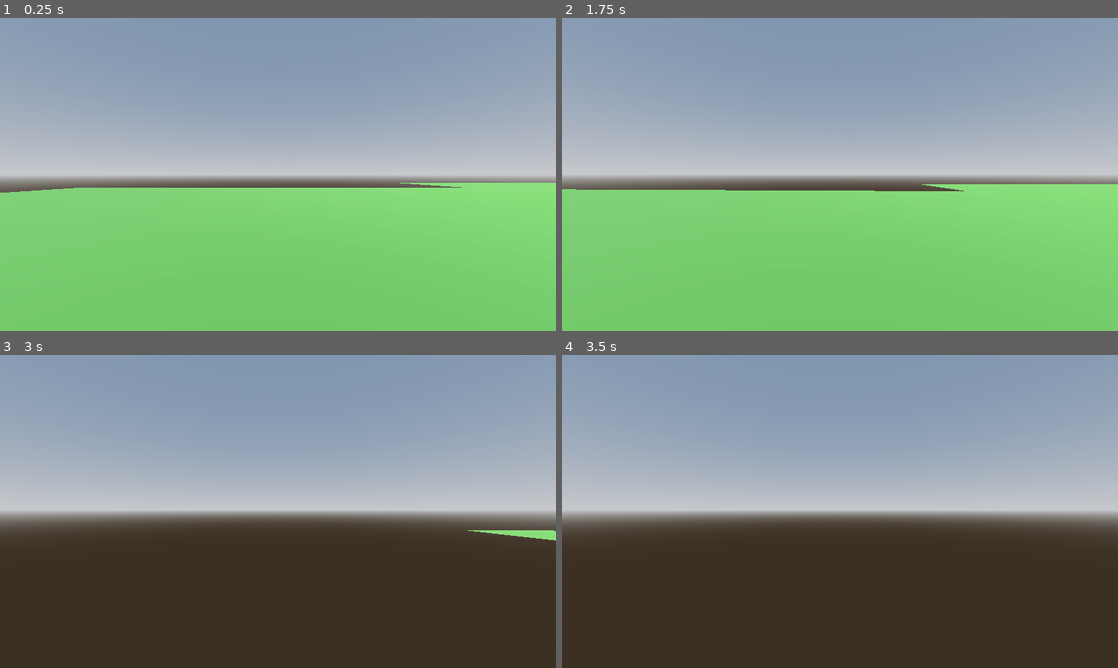
Above: before the commit, frames 1-4 (two rows, left to right).
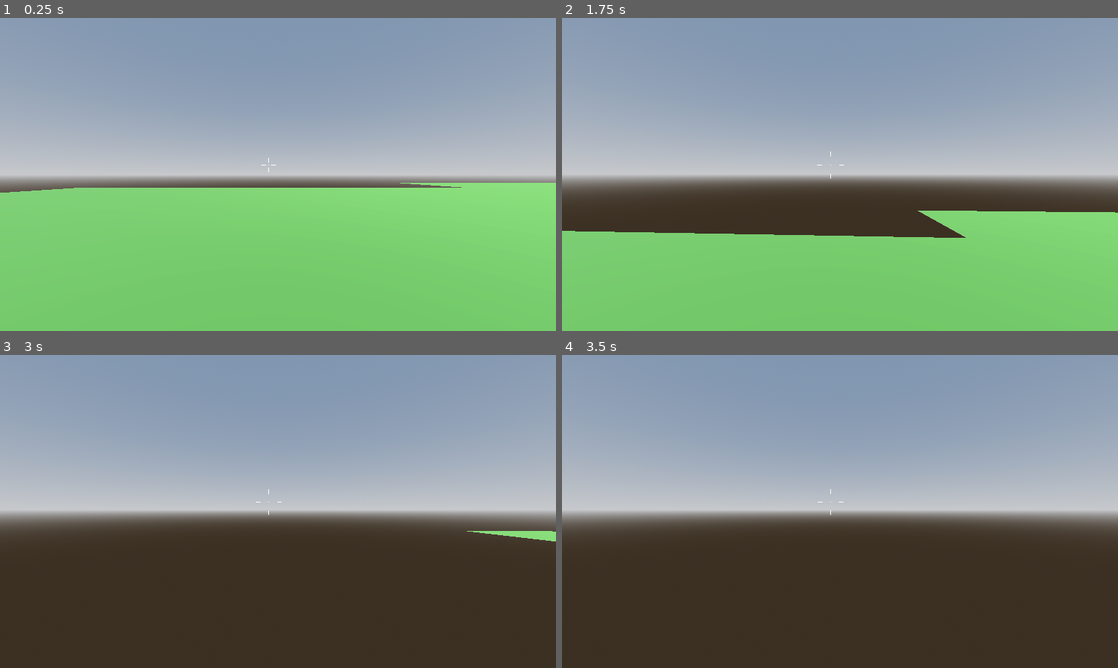
Above: after the commit, the same moments.

Repository: ChaffeyGameDevelopmentClub/cyberrun
Game: Godot game, scene res://Scenes/Player/Testing/TestingWorld.tscn
Same seed, same stepped clock (60 frames per second), same inputs: the game is played once before the commit and once after it. The project has no main scene, so this scene is started directly.
Inputs (mouse positions are in pixels of both pictures, inside the frame that each line leads up to):
- Up to frame 1 (0.25 s): no input
- Up to frame 2 (1.75 s): tap Enter at 0.5 s; move the mouse to (962, 158) at 0.52 s; hold D (right) 0.53-1.28 s; tap Space (jump) at 0.77, 1.52 s; move the mouse to (812, 174) at 1.27 s; hold W (up) from 1.28 s (still down)
- Up to frame 3 (3 s): keep holding W (up); move the mouse to (289, 505) at 2.02 s; move the mouse to (272, 517) at 2.77 s
- Up to frame 4 (3.5 s): keep holding W (up); tap Space (jump) at 3.02 s

The runs differ from the first frame. In frame 1, less than 0.1% of the frame differs, in the area x 47-50%, y 44-50%; in frame 2, 12%, in the area x 0-100%, y 42-71%; in frame 3, less than 0.1%; in frame 4, less than 0.1%.

Commit message:
Crosshair, Debug Menu

Diff:
--- /dev/null
+++ b/Godot/cyberrun/Scenes/Menus/UI Themes/Debug_Panel_Style.tres
@@ -0,0 +1,13 @@
+[gd_resource type="StyleBoxFlat" format=3 uid="uid://bjo5iajoq0qos"]
+
+[resource]
+bg_color = Color(0, 0, 0, 0.478431)
+border_width_left = 2
+border_width_top = 2
+border_width_right = 2
+border_width_bottom = 2
+border_color = Color(1, 1, 1, 0.215686)
+corner_radius_top_left = 5
+corner_radius_top_right = 5
+corner_radius_bottom_right = 5
+corner_radius_bottom_left = 5
--- /dev/null
+++ b/Godot/cyberrun/Scenes/Menus/UI Themes/Debug_Panel_Theme.tres
@@ -0,0 +1,10 @@
+[gd_resource type="Theme" load_steps=2 format=3 uid="uid://bfpfb86hf817k"]
+
+[ext_resource type="StyleBox" uid="uid://bjo5iajoq0qos" path="res://Scenes/Menus/UI Themes/Debug_Panel_Style.tres" id="1_ywmib"]
+
+[resource]
+MarginContainer/constants/margin_bottom = 10
+MarginContainer/constants/margin_left = 10
+MarginContainer/constants/margin_right = 10
+MarginContainer/constants/margin_top = 10
+PanelContainer/styles/panel = ExtResource("1_ywmib")
--- a/Godot/cyberrun/Scenes/Player/player.tscn
+++ b/Godot/cyberrun/Scenes/Player/player.tscn
@@ -1,6 +1,9 @@
-[gd_scene load_steps=4 format=3 uid="uid://di552ovbiyxq0"]
+[gd_scene load_steps=7 format=3 uid="uid://di552ovbiyxq0"]
 
 [ext_resource type="Script" path="res://Scripts/Player/player.gd" id="1_oim34"]
+[ext_resource type="Script" path="res://Scripts/Player/reticle.gd" id="2_ls355"]
+[ext_resource type="Theme" uid="uid://bfpfb86hf817k" path="res://Scenes/Menus/UI Themes/Debug_Panel_Theme.tres" id="3_syqpq"]
+[ext_resource type="Script" path="res://Scripts/Player/debug_panel.gd" id="4_p7xg7"]
 
 [sub_resource type="CapsuleMesh" id="CapsuleMesh_ri84d"]
 height = 3.0
@@ -24,3 +27,62 @@
 transform = Transform3D(1, 0, 0, 0, 1, 0, 0, 0, 1, 0, 0.463415, 0)
 
 [node name="Camera3D" type="Camera3D" parent="Head"]
+
+[node name="UI" type="Control" parent="."]
+layout_mode = 3
+anchors_preset = 15
+anchor_right = 1.0
+anchor_bottom = 1.0
+grow_horizontal = 2
+grow_vertical = 2
+mouse_filter = 1
+
+[node name="Reticle" type="CenterContainer" parent="UI" node_paths=PackedStringArray("RETICLE_LINES", "PLAYER_CONTROLLER")]
+layout_mode = 1
+anchors_preset = 8
+anchor_left = 0.5
+anchor_top = 0.5
+anchor_right = 0.5
+anchor_bottom = 0.5
+offset_left = -20.0
+offset_top = -20.0
+offset_right = 20.0
+offset_bottom = 20.0
+grow_horizontal = 2
+grow_vertical = 2
+script = ExtResource("2_ls355")
+RETICLE_LINES = [NodePath("Top"), NodePath("Right"), NodePath("Left"), NodePath("Bottom")]
+PLAYER_CONTROLLER = NodePath("../..")
+
+[node name="Top" type="Line2D" parent="UI/Reticle"]
+points = PackedVector2Array(0, -5, 0, -15)
+width = 2.0
+
+[node name="Right" type="Line2D" parent="UI/Reticle"]
+points = PackedVector2Array(5, 0, 15, 0)
+width = 2.0
+
+[node name="Left" type="Line2D" parent="UI/Reticle"]
+points = PackedVector2Array(-5, 0, -15, 0)
+width = 2.0
+
+[node name="Bottom" type="Line2D" parent="UI/Reticle"]
+points = PackedVector2Array(0, 5, 0, 15)
+width = 2.0
+
+[node name="DebugPanel" type="PanelContainer" parent="UI" node_paths=PackedStringArray("property_container")]
+custom_minimum_size = Vector2(200, 0)
+layout_mode = 0
+offset_left = 10.0
+offset_top = 10.0
+offset_right = 210.0
+offset_bottom = 50.0
+theme = ExtResource("3_syqpq")
+script = ExtResource("4_p7xg7")
+property_container = NodePath("MarginContainer/VBoxContainer")
+
+[node name="MarginContainer" type="MarginContainer" parent="UI/DebugPanel"]
+layout_mode = 2
+
+[node name="VBoxContainer" type="VBoxContainer" parent="UI/DebugPanel/MarginContainer"]
+layout_mode = 2
--- /dev/null
+++ b/Godot/cyberrun/Scripts/Player/debug_panel.gd
@@ -0,0 +1,27 @@
+extends PanelContainer
+
+var property
+@export var property_container : VBoxContainer
+var FPS : String
+
+func _ready() -> void:
+	visible = false
+	add_debug_property("FPS", FPS)
+
+func _process(delta):
+	if visible:
+		#Based off of every frame, if this makes it incredibly laggy we'll use the actual built in function
+		FPS = "%.2f" % (1.0/delta)
+		property.text = property.name + ": " + FPS
+
+#Makes it visible
+func _input(event):
+	if event.is_action_pressed("debug"):
+		visible = !visible
+
+#Adding stuff is easier
+func add_debug_property(title : String,value):
+	property = Label.new()
+	property_container.add_child(property)
+	property.name = title
+	property.text = property.name + value
--- a/Godot/cyberrun/Scripts/Player/player.gd
+++ b/Godot/cyberrun/Scripts/Player/player.gd
@@ -9,7 +9,6 @@
 #Sliding
 #Wall Running
 #Dashing
-#Crosshair
 #General UI
 #oh wow theres a lot
 #help me
@@ -22,7 +21,7 @@
 var max_double_jump : int = 2
 var double_jumps : int = 2
 #Toggles for your actions, just so that its not a pain in the ass later
-@export var canDJump = false
+@export var canDJump = true
 @export var canDash = true
 @export var canSlide = true
 #Speed and camera sensitivity vars
@@ -51,7 +50,11 @@
 			head.rotate_y(-event.relative.x*sensitivity_camera)
 			camera.rotate_x(-event.relative.y*sensitivity_camera)
 			camera.rotation.x = clamp(camera.rotation.x, deg_to_rad(-80), deg_to_rad(70))
+	if get_tree().paused==true:
+		Input.mouse_mode = Input.MOUSE_MODE_VISIBLE
+		pass
 
+#Actually does the headbobbing, stolen btw
 func _headbob_effect(delta):
 	headbob_time += delta * self.velocity.length()
 	camera.transform.origin = Vector3(
@@ -59,10 +62,6 @@
 		cos(headbob_time * HEADBOB_FREQ) * HEADBOB_MOVE_AMT,
 		0
 	)
-
-	if get_tree().paused==true:
-		Input.mouse_mode = Input.MOUSE_MODE_VISIBLE
-		pass
 
 func _physics_process(delta: float) -> void:
 	# Add the gravity.
@@ -110,7 +109,8 @@
 	pass
 	#these functions will handle pause for now but I THINK this is the neatest it can look rn
 	if Input.is_action_just_pressed("pause"):
-		Pause()
+		get_tree().quit()
+		#Pause()
 #Pause, completely pauses everything so you can go into options
 func Pause():
 	if get_tree().paused == false:
--- /dev/null
+++ b/Godot/cyberrun/Scripts/Player/reticle.gd
@@ -0,0 +1,32 @@
+extends CenterContainer
+
+#Making sure the script knows what we're talking about
+@export var RETICLE_LINES : Array[Line2D]
+@export var PLAYER_CONTROLLER : CharacterBody3D
+#Reticle vars, how fast they react and how far they move
+@export var RETICLE_SPEED : float = 0.25
+@export var RETICLE_DISTANCE : float = 2.0
+#Center Dot Vars
+@export var DOT_RADIUS : float = 1.0
+@export var DOT_COLOR : Color = Color.WHITE
+
+func _ready() -> void:
+	queue_redraw()
+
+func _process(delta: float) -> void:
+	adjust_reticle_lines()
+
+func _draw():
+	draw_circle(Vector2(0,0), DOT_RADIUS, DOT_COLOR)
+
+func adjust_reticle_lines():
+	var vel = PLAYER_CONTROLLER.get_real_velocity()
+	var origin = Vector3(0,0,0)
+	var pos = Vector2(0,0)
+	var speed = origin.distance_to(vel)
+	#Adjusts the lines of the reticle to the characters speed
+	#Minecraft mod ahh coding
+	RETICLE_LINES[0].position = lerp(RETICLE_LINES[0].position, pos + Vector2(0, -speed * RETICLE_DISTANCE), RETICLE_SPEED) #Top
+	RETICLE_LINES[1].position = lerp(RETICLE_LINES[1].position, pos + Vector2(speed * RETICLE_DISTANCE, 0), RETICLE_SPEED) #Right
+	RETICLE_LINES[2].position = lerp(RETICLE_LINES[2].position, pos + Vector2(-speed * RETICLE_DISTANCE, 0), RETICLE_SPEED) #Left
+	RETICLE_LINES[3].position = lerp(RETICLE_LINES[3].position, pos + Vector2(0, speed * RETICLE_DISTANCE), RETICLE_SPEED) #Bottom
--- a/Godot/cyberrun/project.godot
+++ b/Godot/cyberrun/project.godot
@@ -68,3 +68,8 @@
 "events": [Object(InputEventKey,"resource_local_to_scene":false,"resource_name":"","device":-1,"window_id":0,"alt_press …(191 unchanged characters)…
 ]
 }
+debug={
+"deadzone": 0.5,
+"events": [Object(InputEventKey,"resource_local_to_scene":false,"resource_name":"","device":-1,"window_id":0,"alt_pressed":false,"shift_pressed":false,"ctrl_pressed":false,"meta_pressed":false,"pressed":false,"keycode":0,"physical_keycode":96,"key_label":0,"unicode":96,"location":0,"echo":false,"script":null)
+]
+}
Not shown, removed: Godot/cyberrun/Scenes/Menus/asdfas.txt
